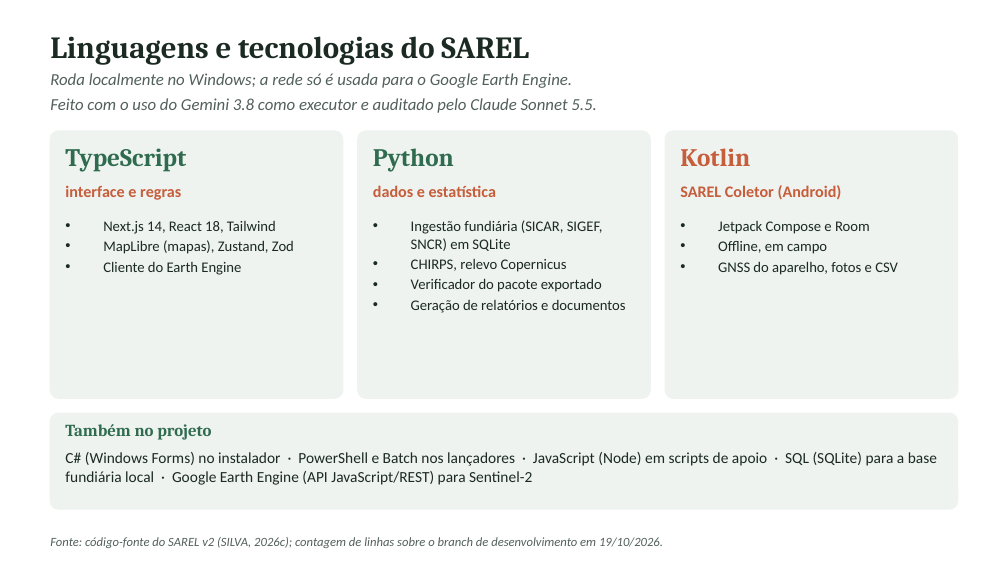
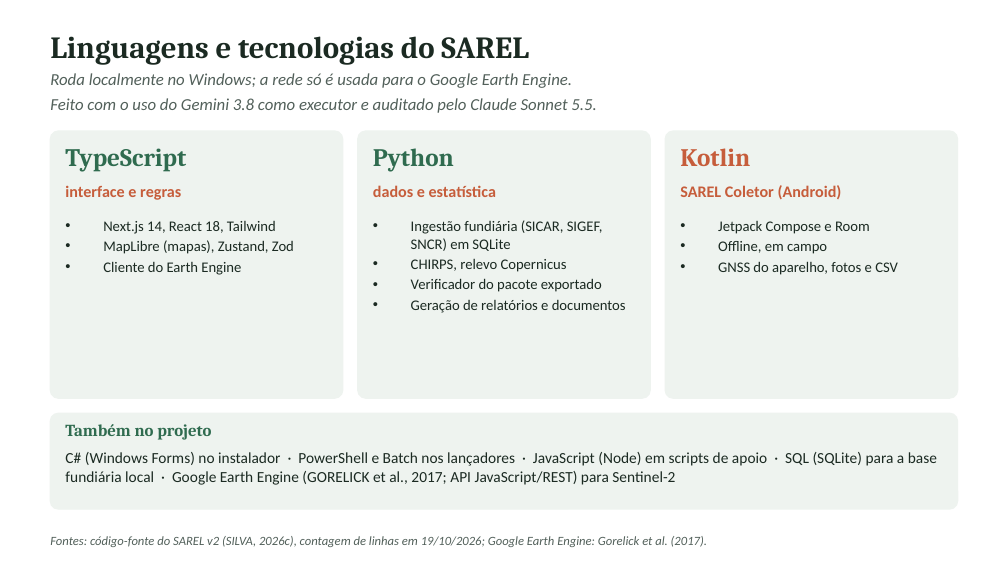
Before and after one commit to RedZardoz/localizador-erosao-v02, a slide deck: slide 3 of docs/Apresentacao_SAREL_Enxuta_3_referencias_ABNT.pptx. Drawn at 1008x567 pixels with LibreOffice and Linux fonts; fonts in the diff are those of the drawing. Boxes give left, top, right and bottom in pixels: in the first picture for what was removed or moved away, otherwise in the second. Text is boxed around its words. In the diff, an @@ line names an element or a change of style, - is before the commit and + after.

```diff
--- a/docs/Apresentacao_SAREL_Enxuta_3_referencias_ABNT.pptx
+++ b/docs/Apresentacao_SAREL_Enxuta_3_referencias_ABNT.pptx
@@ text at bbox=[65, 452, 937, 485]: text changed @@
-C# (Windows Forms) no instalador · PowerShell e Batch nos lançadores · JavaScript (Node) em scripts de apoio · SQL (SQLite) para a base fundiária local · Google Earth Engine (API JavaScript/REST) para Sentinel-2
+C# (Windows Forms) no instalador · PowerShell e Batch nos lançadores · JavaScript (Node) em scripts de apoio · SQL (SQLite) para a base fundiária local · Google Earth Engine (GORELICK et al., 2017; API JavaScript/REST) para Sentinel-2
@@ text at bbox=[50, 536, 707, 547]: text changed @@
-Fonte: código-fonte do SAREL v2 (SILVA, 2026c); contagem de linhas sobre o branch de desenvolvimento em 19/10/2026.
+Fontes: código-fonte do SAREL v2 (SILVA, 2026c), contagem de linhas em 19/10/2026; Google Earth Engine: Gorelick et al. (2017).
```
Also in this commit, not shown: 10 other slides changed.
